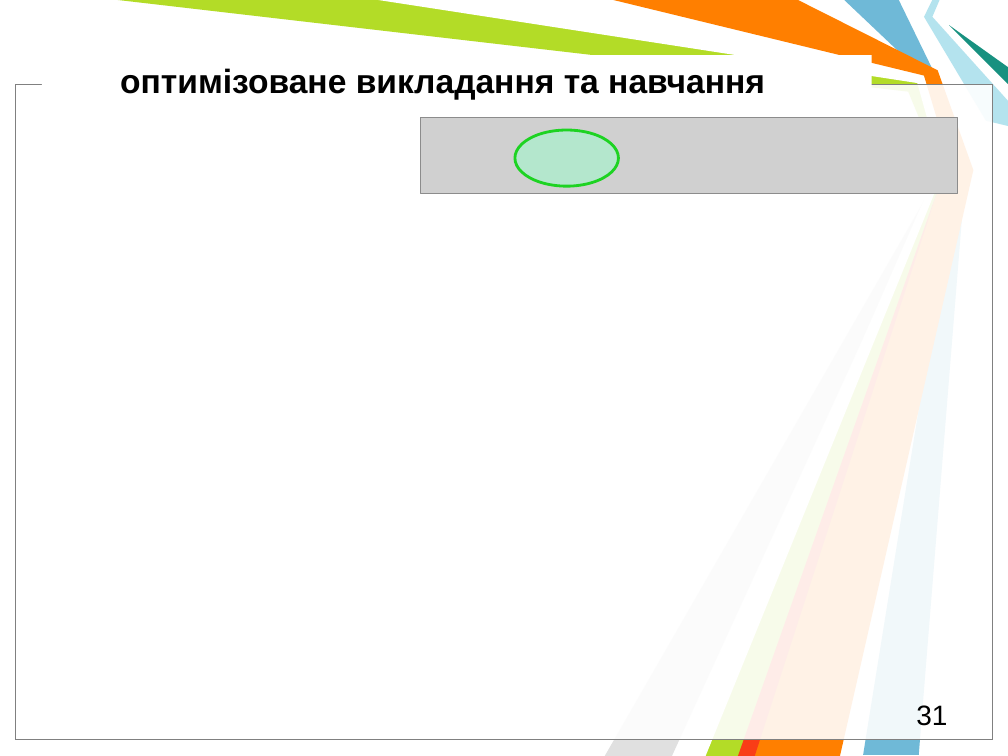
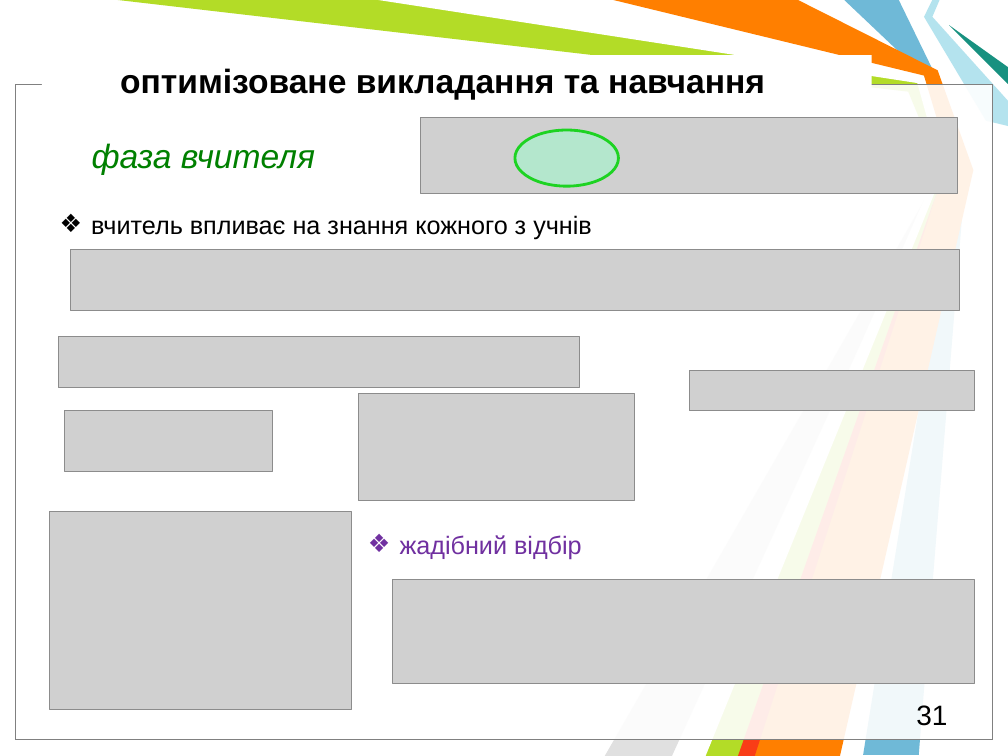
Before and after one commit to l432/NMK, a slide deck: slide 31 of Lecture/DAAD/DAAD_MetaH.pptm. Drawn at 1008x756 pixels with LibreOffice and Linux fonts; fonts in the diff are those of the drawing; grey boxes stand for pictures; background and template pictures are left out. Boxes give left, top, right and bottom in pixels: in the first picture for what was removed or moved away, otherwise in the second. Text is boxed around its words. In the diff, an @@ line names an element or a change of style, - is before the commit and + after.

```diff
--- a/Lecture/DAAD/DAAD_MetaH.pptm
+++ b/Lecture/DAAD/DAAD_MetaH.pptm
@@ text added at box(92, 143, 315, 175), 24 pt, text #008000, italic @@
+фаза вчителя
@@ text added at box(91, 215, 592, 239), 18 pt, text #000000 @@
+❖ вчитель впливає на знання кожного з учнів
@@ picture added at box(71, 250, 960, 310) @@
@@ picture added at box(58, 337, 580, 387) @@
@@ picture added at box(689, 370, 975, 410) @@
@@ picture added at box(65, 411, 273, 472) @@
@@ picture added at box(358, 394, 634, 501) @@
@@ picture added at box(49, 512, 352, 710) @@
@@ text added at box(400, 535, 582, 560), 18 pt, text #7030A0 @@
+❖ жадібний відбір
@@ picture added at box(393, 580, 975, 683) @@
```
Also in this commit, not shown: 3 other slides changed.
